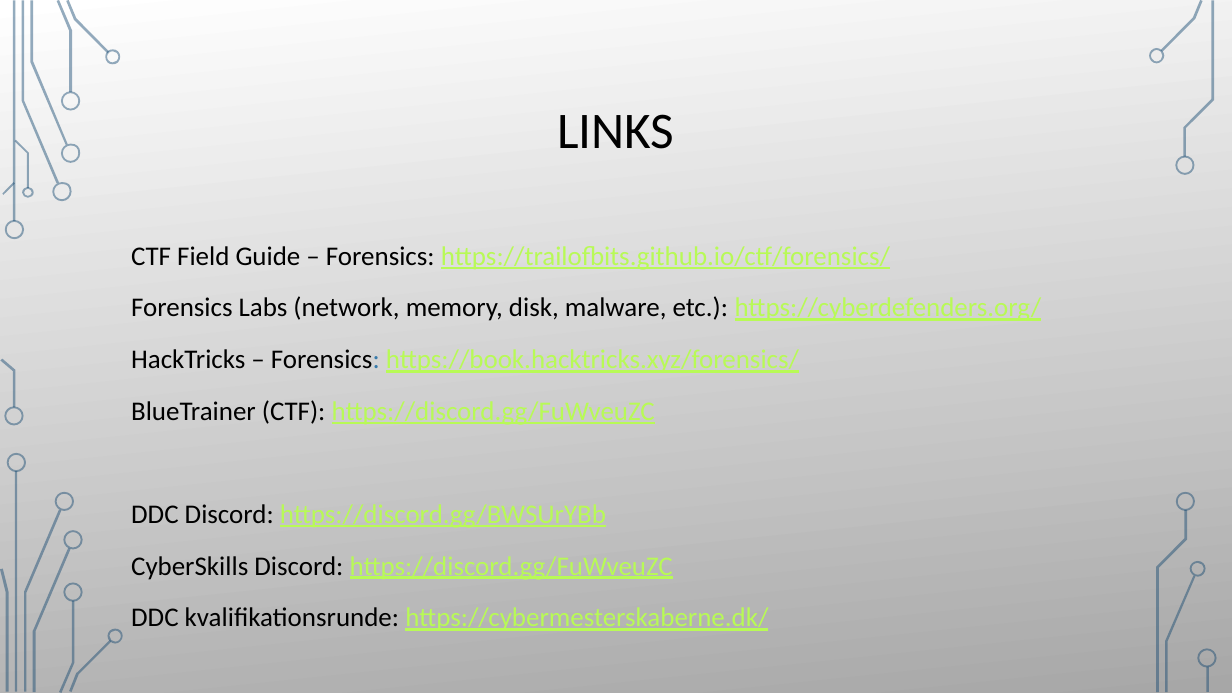
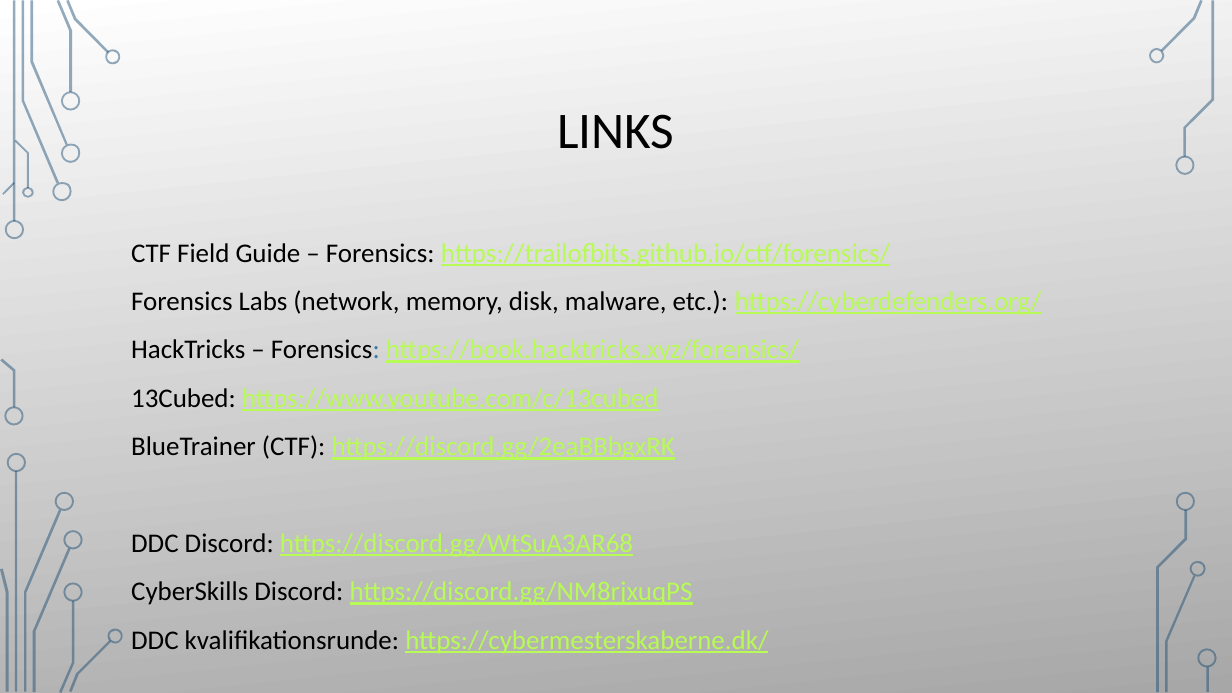
Before and after one commit to Nissen96/forensics-workshop, a slide deck: slide 30 of slides/forensics_slides.pptx (slide 29 before the commit). Drawn at 1232x693 pixels with LibreOffice and Linux fonts; fonts in the diff are those of the drawing; background and template pictures are left out. Boxes give left, top, right and bottom in pixels: in the first picture for what was removed or moved away, otherwise in the second. Text is boxed around its words. In the diff, an @@ line names an element or a change of style, - is before the commit and + after.

Commit message:
Update slides + add links from slides to README

```diff
--- a/slides/forensics_slides.pptx
+++ b/slides/forensics_slides.pptx
@@ text at (x1=131, y1=243, x2=1042, y2=653): line spacing 1.2 to 1.1 @@
@@ text at (x1=131, y1=388, x2=675, y2=605): text changed @@
-BlueTrainer (CTF): https://discord.gg/FuWveuZC
-DDC Discord: https://discord.gg/BWSUrYBb
-CyberSkills Discord: https://discord.gg/FuWveuZC
+13Cubed: https://www.youtube.com/c/13cubed
+BlueTrainer (CTF): https://discord.gg/2eaBBbgxRK
+DDC Discord: https://discord.gg/WtSuA3AR68
+CyberSkills Discord: https://discord.gg/NM8rjxuqPS
```
Also in this commit, not shown: 3 other slides changed, 1 slide added, 2 other files.
